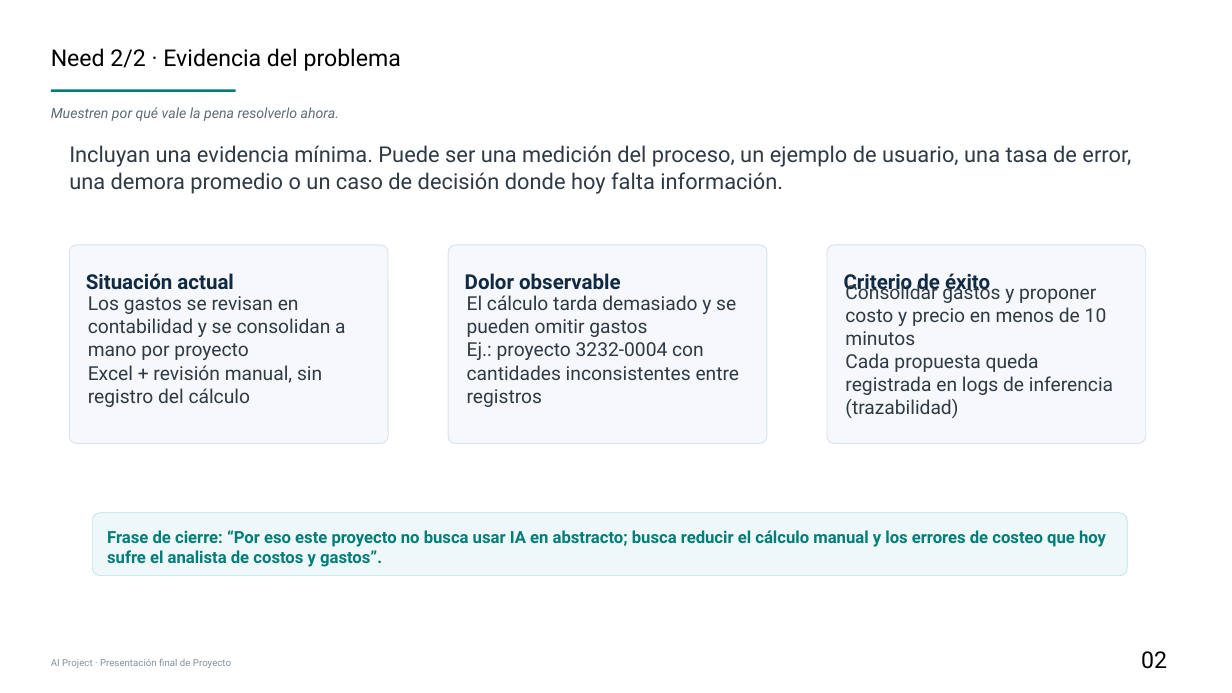
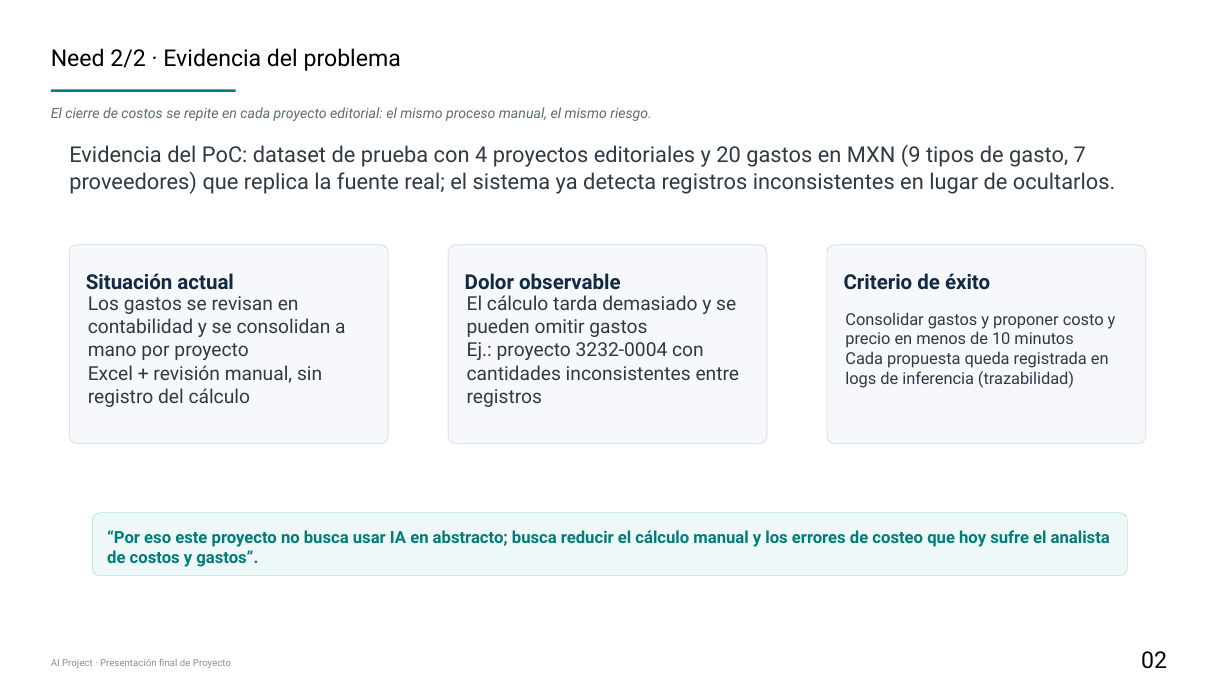
Before and after one commit to IsmaelFlamenco/finalProyectBSG-Ismael, a slide deck: slide 3 of PitchFinalNABC_AgenteCostosEditoriales.pptx. Drawn at 1232x693 pixels with LibreOffice and Linux fonts; fonts in the diff are those of the drawing. Boxes give left, top, right and bottom in pixels: in the first picture for what was removed or moved away, otherwise in the second. Text is boxed around its words. In the diff, an @@ line names an element or a change of style, - is before the commit and + after.

Commit message:
Entrega final - Cierre de curso

```diff
--- a/PitchFinalNABC_AgenteCostosEditoriales.pptx
+++ b/PitchFinalNABC_AgenteCostosEditoriales.pptx
@@ text at (51,107,651,121): text changed @@
-Muestren por qué vale la pena resolverlo ahora.
+El cierre de costos se repite en cada proyecto editorial: el mismo proceso manual, el mismo riesgo.
@@ text at (69,145,1115,194): text changed @@
-Incluyan una evidencia mínima. Puede ser una medición del proceso, un ejemplo de usuario, una tasa de error, una demora promedio o un caso de decisión donde hoy falta información.
+Evidencia del PoC: dataset de prueba con 4 proyectos editoriales y 20 gastos en MXN (9 tipos de gasto, 7 proveedores) que replica la fuente real; el sistema ya detecta registros inconsistentes en lugar de ocultarlos.
@@ text "Consolidar gastos y proponer costo ..." at (845,312,1116,388): size 15 to 12.8 pt @@
@@ text at (107,530,1110,567): text changed @@
-Frase de cierre: “Por eso este proyecto no busca usar IA en abstracto; busca reducir el cálculo manual y los errores de costeo que hoy sufre el analista de costos y gastos”.
+“Por eso este proyecto no busca usar IA en abstracto; busca reducir el cálculo manual y los errores de costeo que hoy sufre el analista de costos y gastos”.
```
Also in this commit, not shown: 7 other slides changed, 4 other files.
